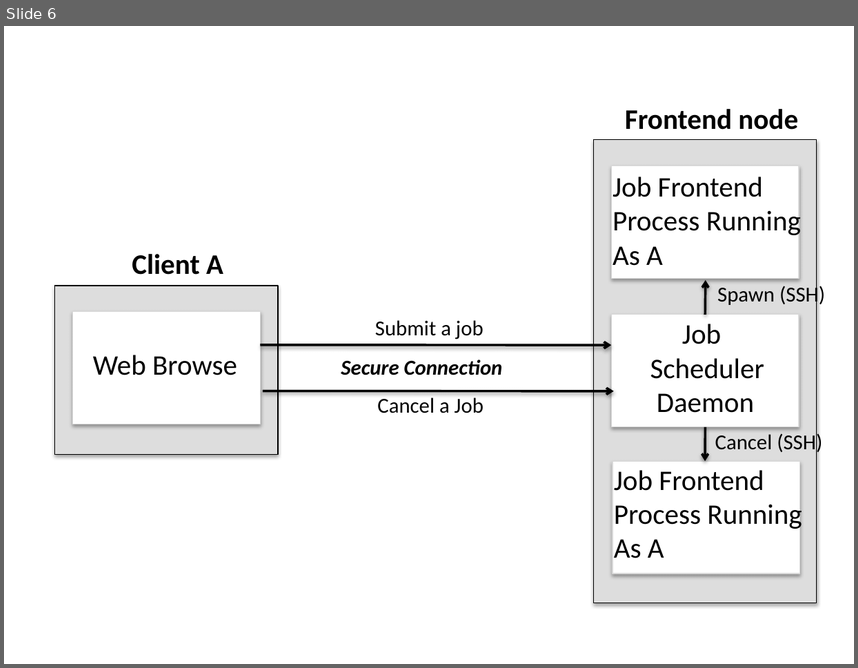
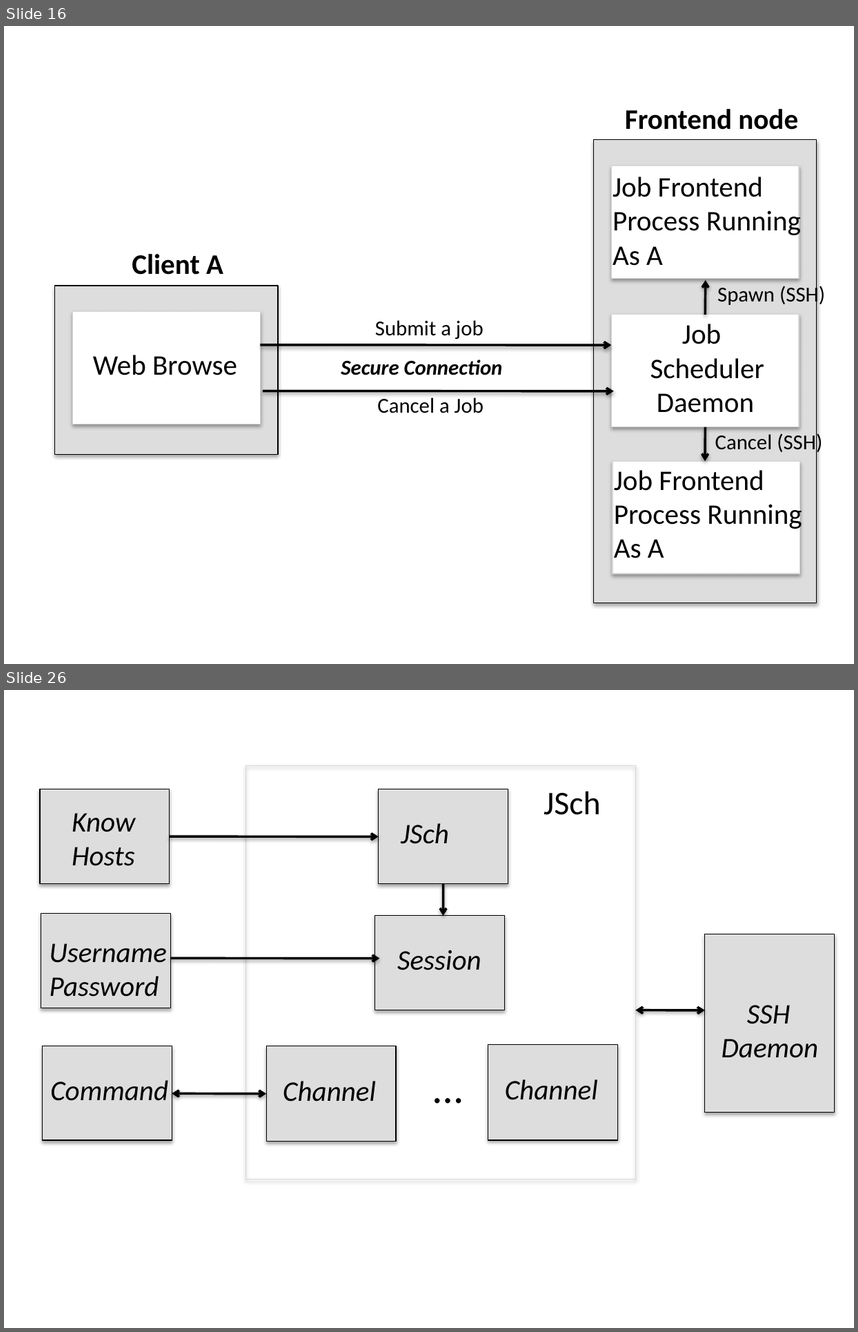
Before and after one commit to hexi111/xxh2229, a slide deck: latex/project-pj/figure.pptx. Shown one above the other, each under a label of ours: slide 6 before the commit, slides 16 and 26 after it; the slides between them are not shown. The pictures are 858x668 and 858x1332 pixels, drawn with LibreOffice and Linux fonts; fonts in the diff are those of the drawing. Boxes give left, top, right and bottom in pixels: in the first picture for what was removed or moved away, otherwise in the second. Text is boxed around its words. In the diff, an @@ line names an element or a change of style, - is before the commit and + after.

```diff
--- a/latex/project-pj/figure.pptx
+++ b/latex/project-pj/figure.pptx
@@ slide 26 added at (4, 690, 854, 1328), background #FFFFFF @@
@@ rectangle added at (246, 766, 635, 1179), outline #D8D8D8 0.75 pt @@
@@ rectangle added at (40, 789, 170, 884), fill #DDDDDD, outline #000000 0.75 pt @@
@@ rectangle added at (379, 789, 509, 884), fill #DDDDDD, outline #000000 0.75 pt @@
@@ text added at (544, 791, 601, 815), 28 pt, text #000000 @@
+JSch
@@ text added at (72, 813, 135, 866), 24 pt, text #000000, italic @@
+Know
+Hosts
@@ text added at (401, 823, 449, 844), 24 pt, text #000000, italic @@
+JSch
@@ arrow added from (170, 836) to (379, 836), #000000 2 pt @@
@@ arrow added from (444, 884) to (444, 915), #000000 2 pt @@
@@ rectangle added at (41, 914, 172, 1008), fill #DDDDDD, outline #000000 0.75 pt @@
@@ rectangle added at (375, 915, 505, 1009), fill #DDDDDD, outline #000000 0.75 pt @@
@@ rectangle added at (705, 934, 835, 1112), fill #DDDDDD, outline #000000 0.75 pt @@
@@ text added at (50, 943, 167, 996), 24 pt, text #000000, italic @@
+Username
+Password
@@ arrow added from (170, 958) to (380, 958), #000000 2 pt @@
@@ text added at (397, 949, 481, 970), 24 pt, text #000000, italic @@
+Session
@@ double arrow added from (635, 1009) to (705, 1010), #000000 2 pt @@
@@ text added at (722, 1005, 819, 1058), 24 pt, text #000000, italic @@
+SSH
+Daemon
@@ rectangle added at (42, 1045, 172, 1140), fill #DDDDDD, outline #000000 0.75 pt @@
@@ rectangle added at (267, 1045, 397, 1141), fill #DDDDDD, outline #000000 0.75 pt @@
@@ text added at (426, 1056, 489, 1116), 36 pt, text #000000 @@
+…
@@ rectangle added at (488, 1045, 619, 1140), fill #DDDDDD, outline #000000 0.75 pt @@
@@ text added at (50, 1080, 168, 1101), 24 pt, text #000000, italic @@
+Command
@@ text added at (283, 1081, 376, 1101), 24 pt, text #000000, italic @@
+Channel
@@ text added at (505, 1079, 598, 1100), 24 pt, text #000000, italic @@
+Channel
@@ double arrow added from (172, 1093) to (267, 1094), #000000 2 pt @@
@@ what was slide 6 is now slide 16 @@
```
Also in this commit, not shown: 1 slide changed, 18 other slides added, 31 other files.
